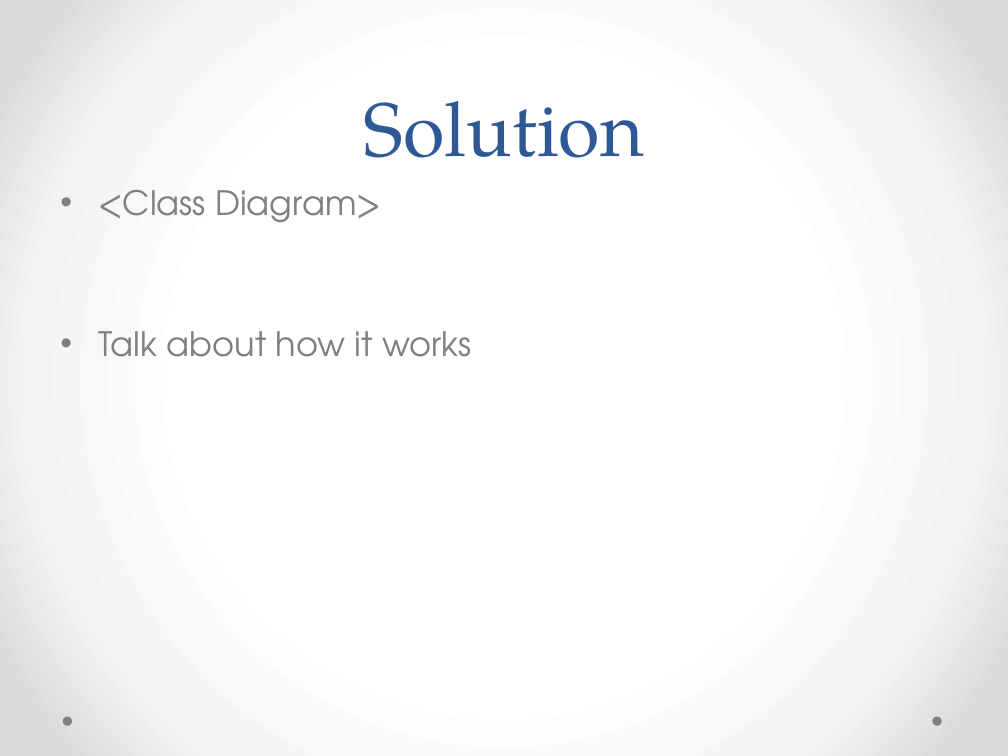
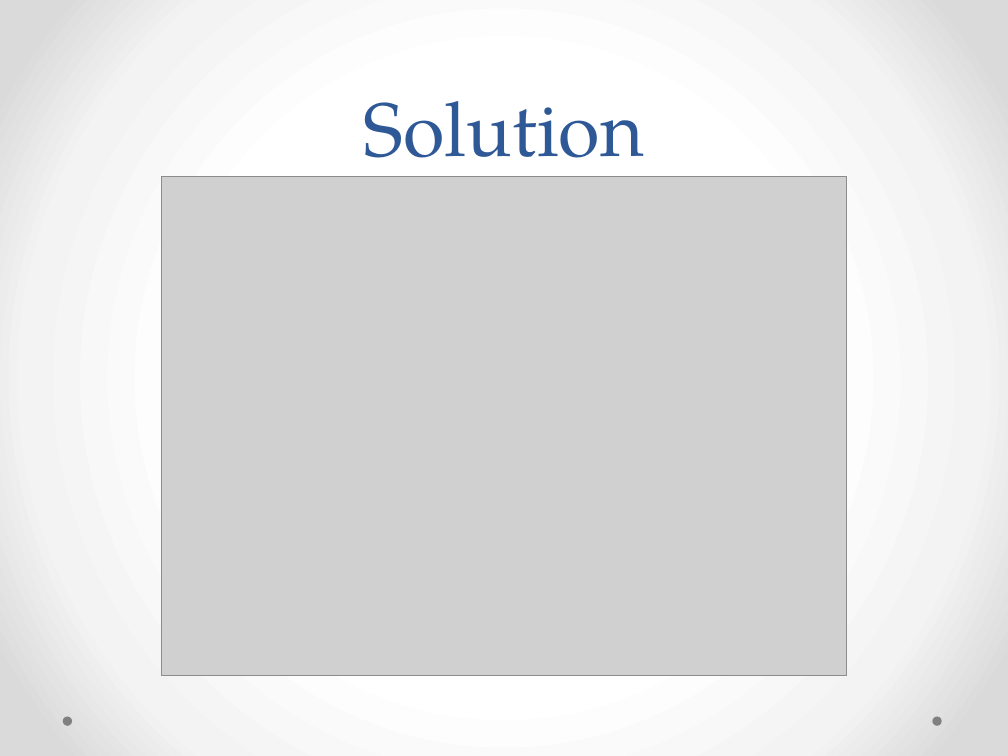
Before and after one commit to pohltm/Battle, a slide deck: slide 4 of Documents/Project Presentation/Battleship Project Presentation.pptx. Drawn at 1008x756 pixels with LibreOffice and Linux fonts; fonts in the diff are those of the drawing; grey boxes stand for pictures. Boxes give left, top, right and bottom in pixels: in the first picture for what was removed or moved away, otherwise in the second. Text is boxed around its words. In the diff, an @@ line names an element or a change of style, - is before the commit and + after.

```diff
--- a/Documents/Project Presentation/Battleship Project Presentation.pptx
+++ b/Documents/Project Presentation/Battleship Project Presentation.pptx
@@ picture added at [161, 176, 847, 675] @@
@@ text removed at [98, 190, 471, 357] @@
-• <Class Diagram>
-• Talk about how it works
```
Also in this commit, not shown: 5 other slides changed.
